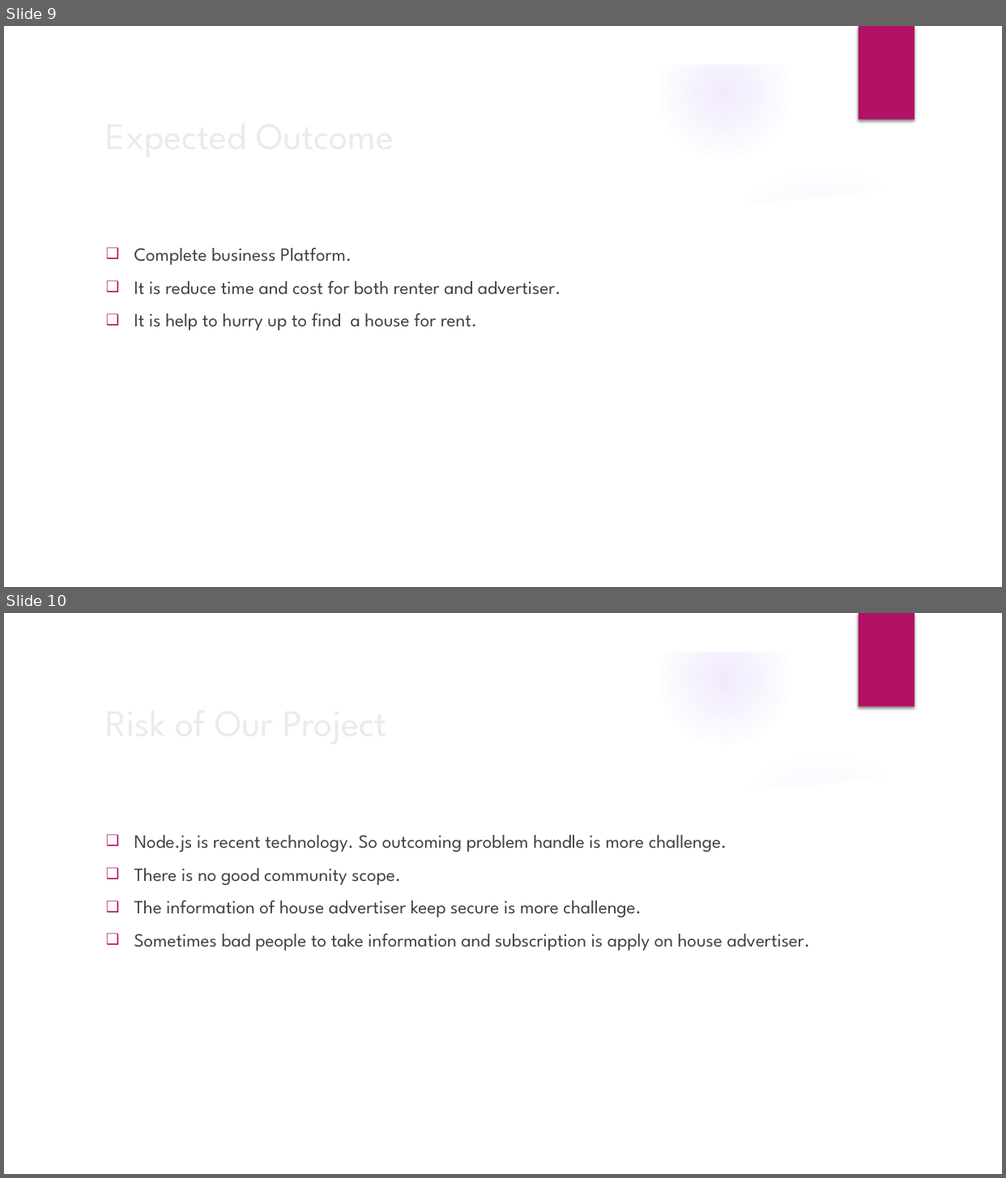
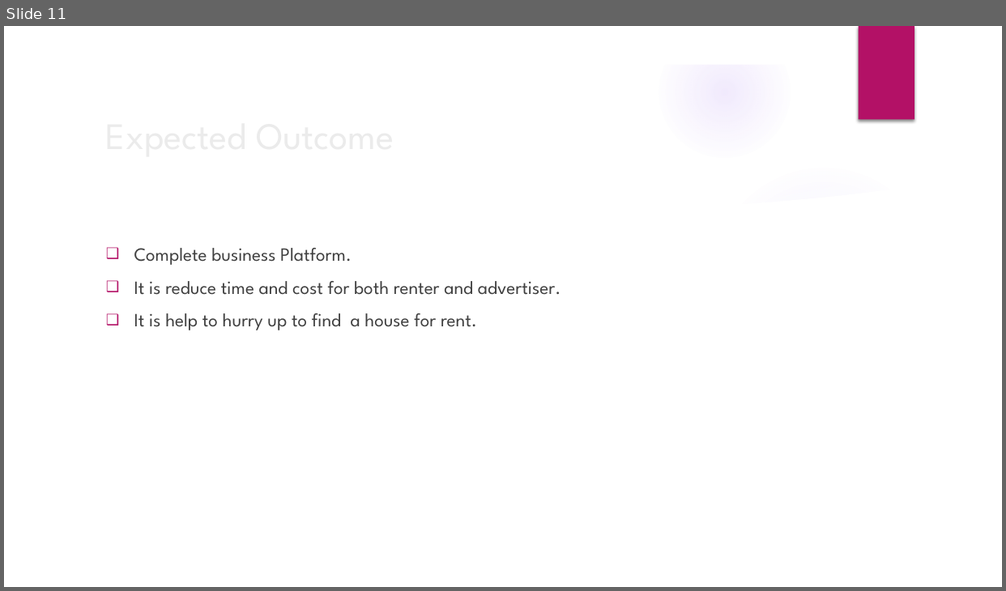
Before and after one commit to ShahabuddinAhmed/Presentation, a slide deck: HouseRenting.pptx. Shown one above the other, each under a label of ours: slides 9 and 10 before the commit, slide 11 after it. The pictures are 1006x1178 and 1006x591 pixels, drawn with LibreOffice and Linux fonts; fonts in the diff are those of the drawing; background and template pictures are left out. Boxes give left, top, right and bottom in pixels: in the first picture for what was removed or moved away, otherwise in the second. Text is boxed around its words. In the diff, an @@ line names an element or a change of style, - is before the commit and + after.

```diff
--- a/HouseRenting.pptx
+++ b/HouseRenting.pptx
@@ slide 10 removed at box(4, 613, 1002, 1174), background picture (left out); not listed: 9 template elements that a slide beside it also shows @@
@@ title removed at box(98, 692, 816, 750) @@
-Risk of Our Project
@@ text removed at box(134, 835, 811, 951) @@
-❑ Node.js is recent technology. So outcoming problem handle is more challenge.
-❑ There is no good community scope.
-❑ The information of house advertiser keep secure is more challenge.
-❑ Sometimes bad people to take information and subscription is apply on house advertiser.
@@ what was slide 9 is now slide 11 @@
```
Also in this commit, not shown: 6 slides changed, 3 slides added, 1 other slide removed.
